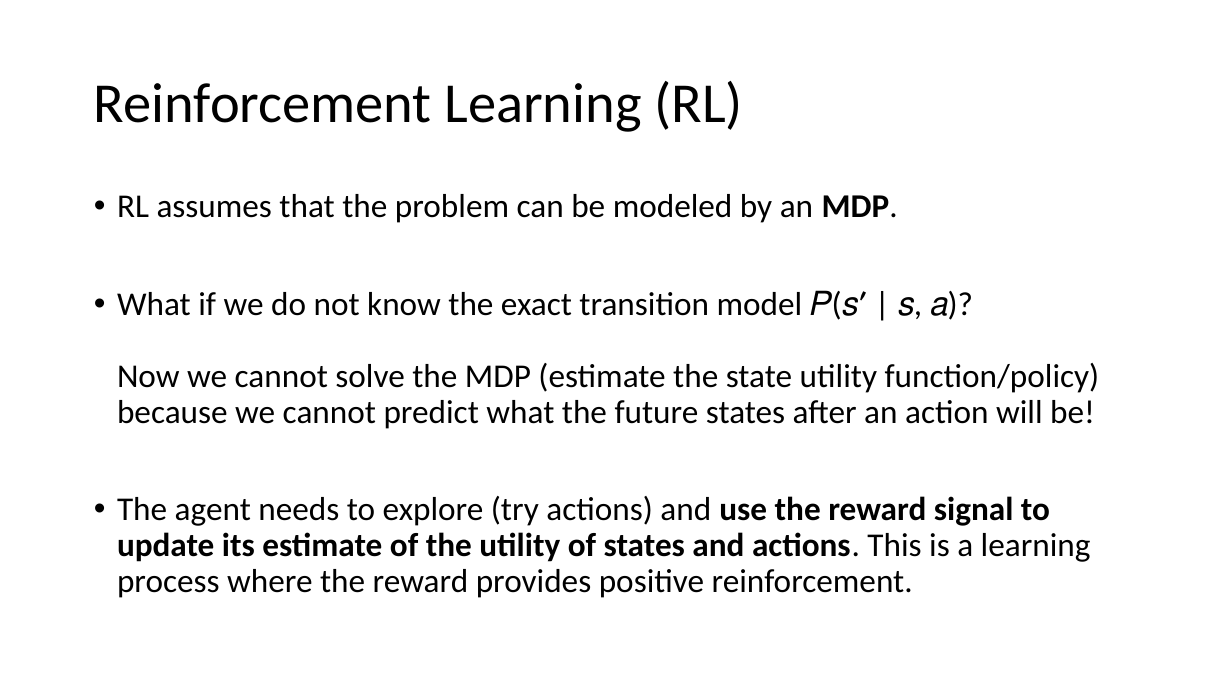
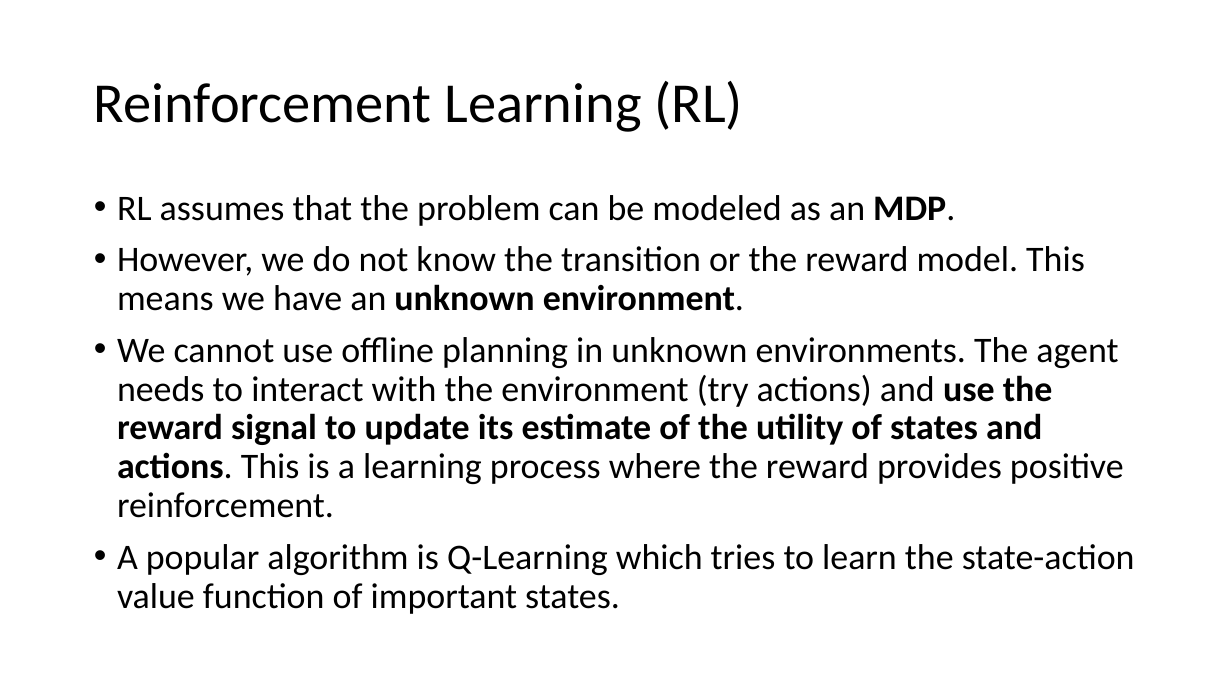
Before and after one commit to mhahsler/CS7320-AI, a slide deck: slide 16 of slides/22_Reinforcement_Learning.pptx (slide 15 before the commit). Drawn at 1232x693 pixels with LibreOffice and Linux fonts; fonts in the diff are those of the drawing. Boxes give left, top, right and bottom in pixels: in the first picture for what was removed or moved away, otherwise in the second. Text is boxed around its words. In the diff, an @@ line names an element or a change of style, - is before the commit and + after.

```diff
--- a/slides/22_Reinforcement_Learning.pptx
+++ b/slides/22_Reinforcement_Learning.pptx
@@ text at (x1=117, y1=195, x2=1135, y2=614): text changed; size 25.9 to 28 pt @@
-• RL assumes that the problem can be modeled by an MDP.
-• What if we do not know the exact transition model 𝑃(𝑠′ | 𝑠, 𝑎)?
-  Now we cannot solve the MDP (estimate the state utility function/policy) because we cannot predict what the future states after an action will be!
-• The agent needs to explore (try actions) and use the reward signal to update its estimate of the utility of states and actions. This is a learning process where the reward provides positive reinforcement.
+• RL assumes that the problem can be modeled as an MDP.
+• However, we do not know the transition or the reward model. This means we have an unknown environment.
+• We cannot use offline planning in unknown environments. The agent needs to interact with the environment (try actions) and use the reward signal to update its estimate of the utility of states and actions. This is a learning process where the reward provides positive reinforcement.
+• A popular algorithm is Q-Learning which tries to learn the state-action value function of important states.
```
Also in this commit, not shown: 17 other slides changed, 1 slide added, 30 other files.
